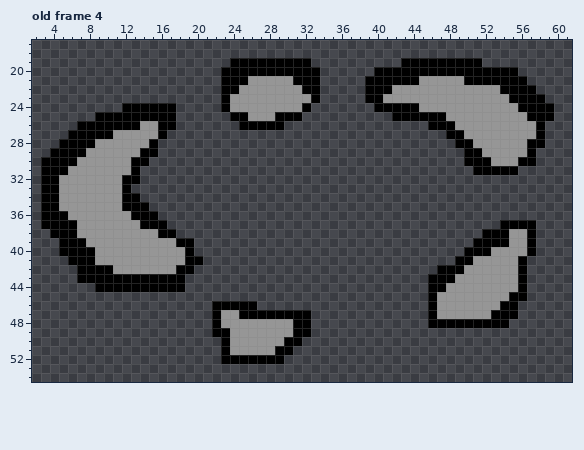
Two versions of one pixel-art file, sprites/FlakBurst3.aseprite. Above is the file before it was changed.
64x64 pixels, 6 frames. Shown: old frame 4: x 2..61, y 17..54. The commit also changed other frames, which this record leaves out.
Once edited:
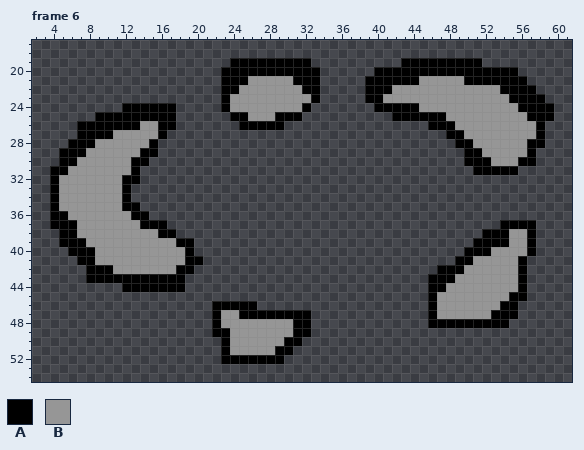
Palette (. is transparent): A #000000  B #969696
Edits made:
frames 6 -> 8
Frame 6 against old frame 4:
y 27: x 6 A -> .
y 28: x 5 A -> .
y 29: x 4 A -> .
y 30: x 3..4 AA -> ..
y 31..33: x 3 A -> .
y 34: x 3 A -> .; x 13 A -> .
y 35: x 3 A -> .; x 14 A -> .
y 36: x 3 A -> .; x 15 A -> .
y 37: x 3 A -> .
y 38: x 4 A -> .
y 40: x 5 A -> .
y 41: x 6 A -> .
y 42..43: x 7 A -> .
y 44: x 9..11 AAA -> ...
